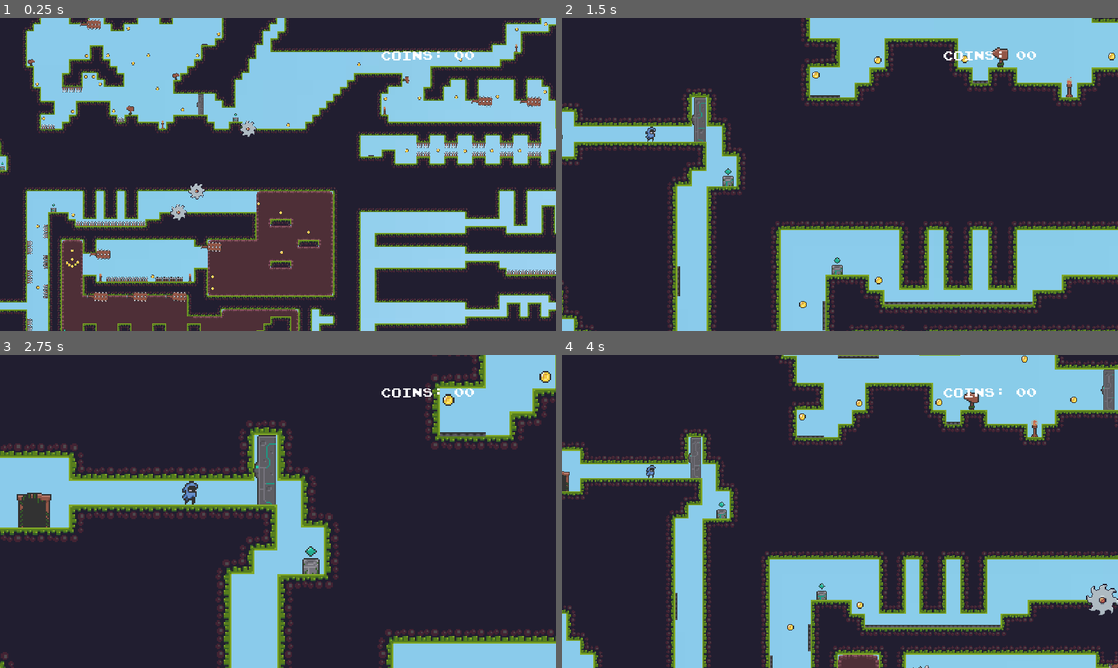
Above: before the commit, frames 1-4 (two rows, left to right).
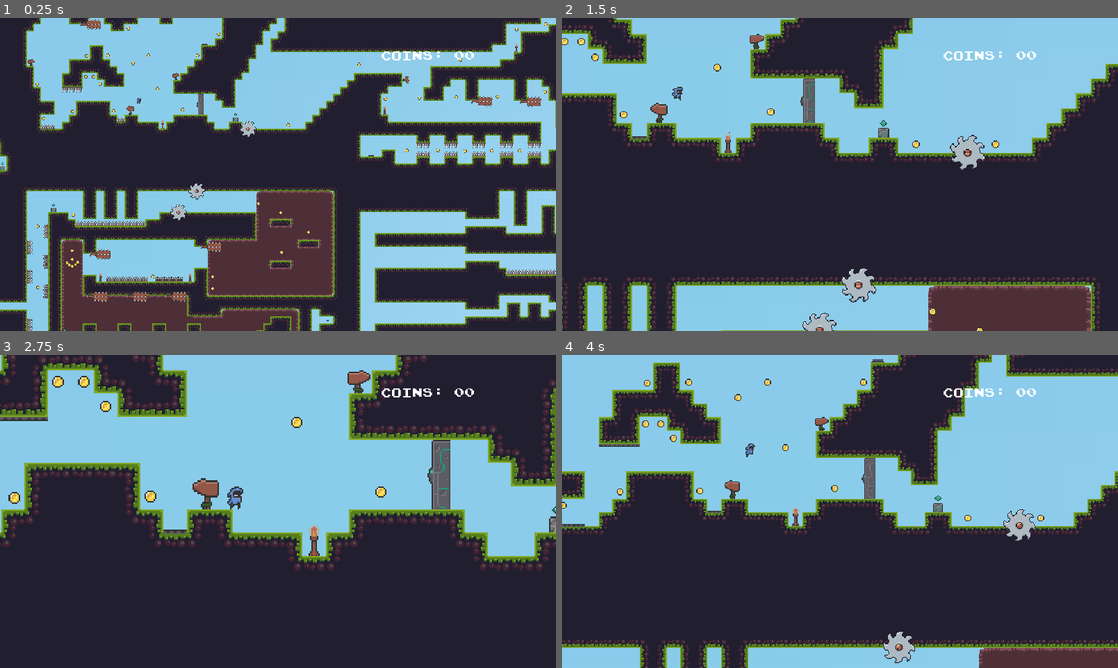
Above: after the commit, the same moments.

Repository: emmhig10/Godot.Emmanuel
Game: Godot game, scene res://World.tscn
Two runs of this game, one before a commit and one after it. Both use one fixed random seed, a clock stepped at 60 frames per second and the inputs below.
Inputs:
- Up to frame 1 (0.25 s): no input
- Up to frame 2 (1.5 s): tap Z (zoom) at 0.6, 1.35 s; tap Up (jump) at 0.77 s
- Up to frame 3 (2.75 s): tap Up (jump) at 1.52 s; tap Z (zoom) at 2.1 s
- Up to frame 4 (4 s): tap Z (zoom) at 2.85, 3.6 s; tap Up (jump) at 3.02, 3.77 s

The runs differ from the first frame. In frame 1, less than 0.1% of the frame differs, in the area x 24-60%, y 25-98%; in frame 2, 56%; in frame 3, 56%; in frame 4, 62%, in the area x 0-100%, y 0-100%.

Commit message:
fixing minor errors

Diff:
--- a/World.tscn
+++ b/World.tscn
@@ -583,7 +583,7 @@
 script = ExtResource( 3 )
 
 [node name="player" parent="." instance=ExtResource( 1 )]
-position = Vector2( -332, 151 )
+position = Vector2( 66, 34 )
 
 [node name="tiki torch" parent="." instance=ExtResource( 14 )]
 position = Vector2( 934, -76 )
@@ -1145,7 +1145,6 @@
 
 [node name="moving platform" parent="." instance=ExtResource( 11 )]
 position = Vector2( -168, 680 )
-rotation = -1.57079
 
 [node name="Path2D" parent="moving platform" index="0"]
 position = Vector2( -0.329468, 0 )
@@ -1200,24 +1199,6 @@
 
 [node name="vase2" parent="vase" instance=ExtResource( 15 )]
 position = Vector2( 1741, 303 )
-
-[node name="orb5" parent="." instance=ExtResource( 20 )]
-position = Vector2( 88, 8 )
-
-[node name="orb" parent="orb5" instance=ExtResource( 20 )]
-position = Vector2( 1234, -142 )
-
-[node name="orb4" parent="orb5" instance=ExtResource( 20 )]
-position = Vector2( 415, 545 )
-
-[node name="orb2" parent="orb5" instance=ExtResource( 20 )]
-position = Vector2( 2640, -176 )
-
-[node name="orb3" parent="orb5" instance=ExtResource( 20 )]
-position = Vector2( 2064, -176 )
-
-[node name="orb6" parent="orb5" instance=ExtResource( 20 )]
-position = Vector2( -336, 174 )
 
 [node name="CanvasLayer" type="CanvasLayer" parent="."]
 
@@ -1811,6 +1792,24 @@
 
 [node name="Area2D" parent="." instance=ExtResource( 19 )]
 position = Vector2( -440, 164 )
+
+[node name="orb" parent="." instance=ExtResource( 20 )]
+position = Vector2( 2152, -169 )
+
+[node name="orb" parent="orb" instance=ExtResource( 20 )]
+position = Vector2( 576, 6 )
+
+[node name="orb2" parent="orb" instance=ExtResource( 20 )]
+position = Vector2( 386, 225 )
+
+[node name="orb3" parent="orb" instance=ExtResource( 20 )]
+position = Vector2( 288, 258 )
+
+[node name="orb4" parent="orb" instance=ExtResource( 20 )]
+position = Vector2( 160, 290 )
+
+[node name="orb5" parent="orb" instance=ExtResource( 20 )]
+position = Vector2( -1652, 722 )
 
 [connection signal="coin_collected" from="COIN" to="." method="_on_COIN_coin_collected"]
 [connection signal="coin_collected" from="COIN/COIN5" to="." method="_on_COIN_coin_collected"]
@@ -1878,11 +1877,6 @@
 [connection signal="coin_collected" from="COIN/COIN2" to="." method="_on_COIN_coin_collected"]
 [connection signal="coin_collected" from="COIN/COIN3" to="." method="_on_COIN_coin_collected"]
 [connection signal="coin_collected" from="COIN/COIN4" to="." method="_on_COIN_coin_collected"]
-[connection signal="vase_is_broken" from="vase" to="orb5/orb" method="_on_vase_vase_is_broken"]
-[connection signal="orb_collected" from="orb5/orb" to="." method="_on_orb_orb_collected"]
-[connection signal="orb_collected" from="orb5/orb4" to="." method="_on_orb_orb_collected"]
-[connection signal="orb_collected" from="orb5/orb2" to="." method="_on_orb_orb_collected"]
-[connection signal="orb_collected" from="orb5/orb3" to="." method="_on_orb_orb_collected"]
 
 [editable path="DoorAndButton2"]
 [editable path="DoorAndButton5"]
--- a/moving platform.tscn
+++ b/moving platform.tscn
@@ -5,14 +5,14 @@
 
 [sub_resource type="Curve2D" id=1]
 _data = {
-"points": PoolVector2Array( 0, 0, 0, 0, -0.00158843, 0.999999, 0, 0, 0, 0, 1.00317, 280.703, 0, 0, 0, 0, -1.00159, 0.99841, 0, 0, 0, 0, -0.00158843, 0.999999 )
+"points": PoolVector2Array( 0, 0, 0, 0, -0.00158843, 0.999999, 0, 0, 0, 0, 2.00255, 152.13, 0, 0, 0, 0, 1.00317, 280.703, 0, 0, 0, 0, -1.00159, 0.99841, 0, 0, 0, 0, -0.00158843, 0.999999 )
 }
 
 [sub_resource type="RectangleShape2D" id=2]
 extents = Vector2( 24, 8 )
 
 [node name="moving platform" type="Node2D"]
-rotation = -1.57239
+rotation = -1.5708
 script = ExtResource( 2 )
 
 [node name="Path2D" type="Path2D" parent="."]
--- a/orb.gd
+++ b/orb.gd
@@ -3,9 +3,6 @@
 var orbs_picked_up = 0
 var orb_total = 0
 signal orb_collected
-func _ready():
-	$AnimationPlayer.play("invisible")
-
 
 func _on_Area2D_body_entered(body):
 	if orb_picked_up == false:
--- a/orb.tscn
+++ b/orb.tscn
@@ -80,18 +80,6 @@
 "transitions": PoolRealArray( 1 ),
 "update": 1,
 "values": [ 0 ]
-}
-tracks/2/type = "value"
-tracks/2/path = NodePath("Sprite:modulate")
-tracks/2/interp = 1
-tracks/2/loop_wrap = true
-tracks/2/imported = false
-tracks/2/enabled = true
-tracks/2/keys = {
-"times": PoolRealArray( 0 ),
-"transitions": PoolRealArray( 1 ),
-"update": 0,
-"values": [ Color( 1, 1, 1, 0 ) ]
 }
 
 [sub_resource type="Animation" id=2]
